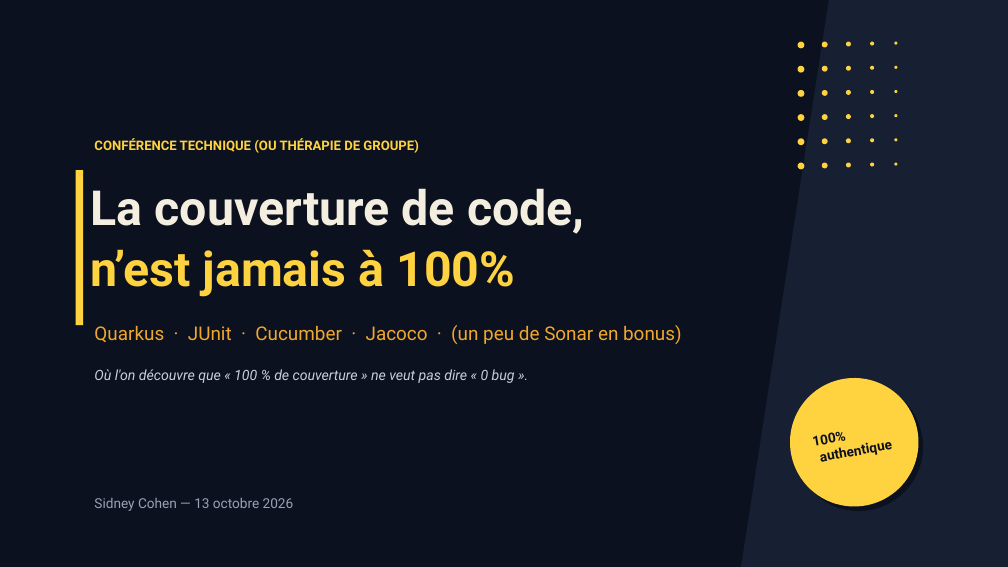
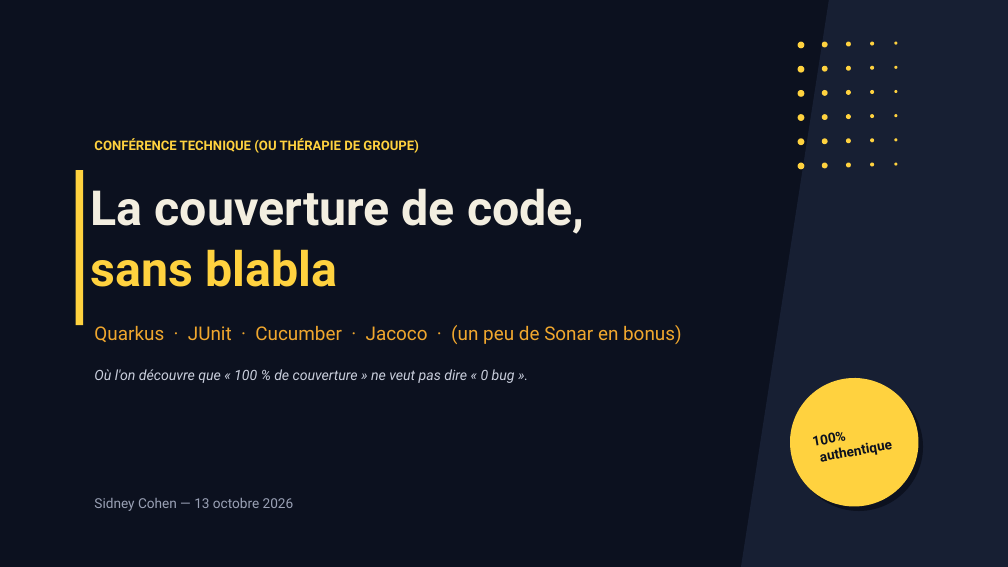
Before and after one commit to sidevconcept/couverture-junit-cucumber-jacoco, a slide deck: slide 1 of presentation/couverture-code-conference-dynamite.pptx. Drawn at 1008x567 pixels with LibreOffice and Linux fonts; fonts in the diff are those of the drawing. Boxes give left, top, right and bottom in pixels: in the first picture for what was removed or moved away, otherwise in the second. Text is boxed around its words. In the diff, an @@ line names an element or a change of style, - is before the commit and + after.

```diff
--- a/presentation/couverture-code-conference-dynamite.pptx
+++ b/presentation/couverture-code-conference-dynamite.pptx
@@ text at [91, 188, 585, 287]: text changed @@
-La couverture de code,
-n’est jamais à 100%
+La couverture de code,
+sans blabla
```
Also in this commit, not shown: 9 other slides changed, 7 other files.
